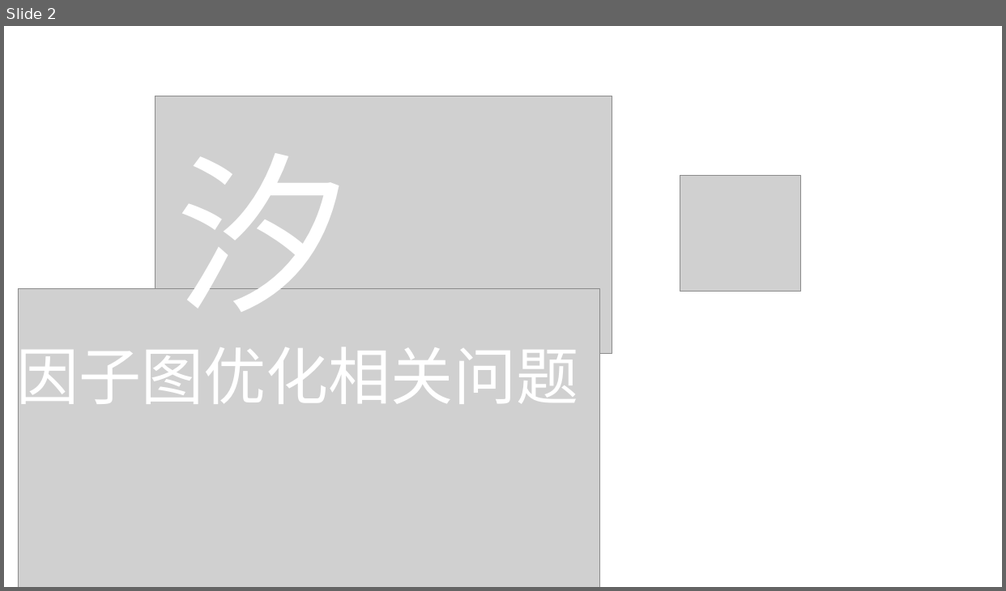
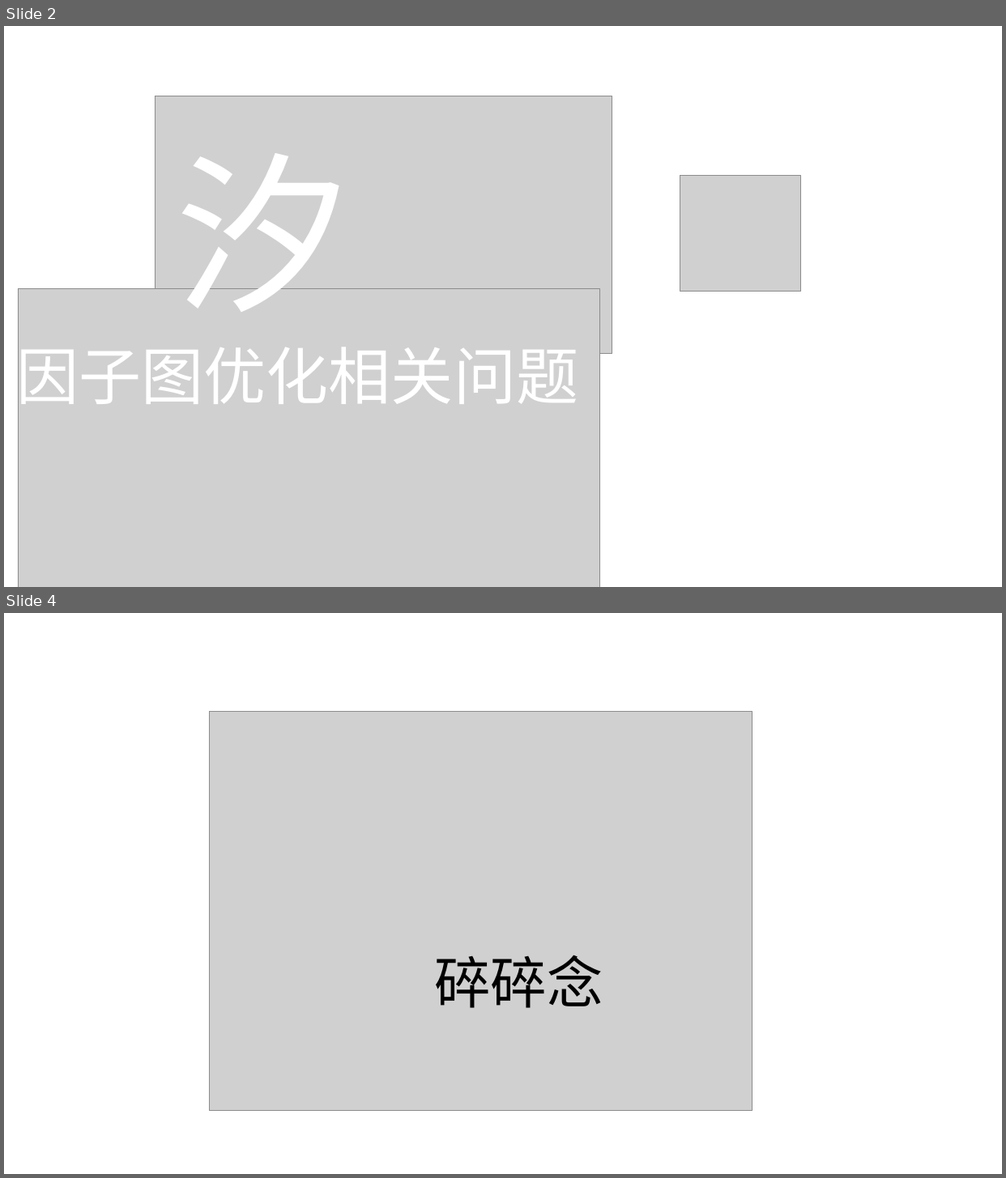
Before and after one commit to xi-song/xi-song.github.io, a slide deck: img/pic.pptx. Shown one above the other, each under a label of ours: slide 2 before the commit, slides 2 and 4 after it; the slides between them are not shown. The pictures are 1006x591 and 1006x1178 pixels, drawn with LibreOffice and Linux fonts; fonts in the diff are those of the drawing; grey boxes stand for pictures. Boxes give left, top, right and bottom in pixels: in the first picture for what was removed or moved away, otherwise in the second. Text is boxed around its words. In the diff, an @@ line names an element or a change of style, - is before the commit and + after.

```diff
--- a/img/pic.pptx
+++ b/img/pic.pptx
@@ slide 4 added at (4, 613, 1002, 1174), background #FFFFFF @@
@@ picture added at (209, 711, 752, 1110) @@
@@ text added at (435, 955, 603, 1008), 54 pt, text #000000 @@
+碎碎念
```
Also in this commit, not shown: 1 other slide added, 30 other files.
